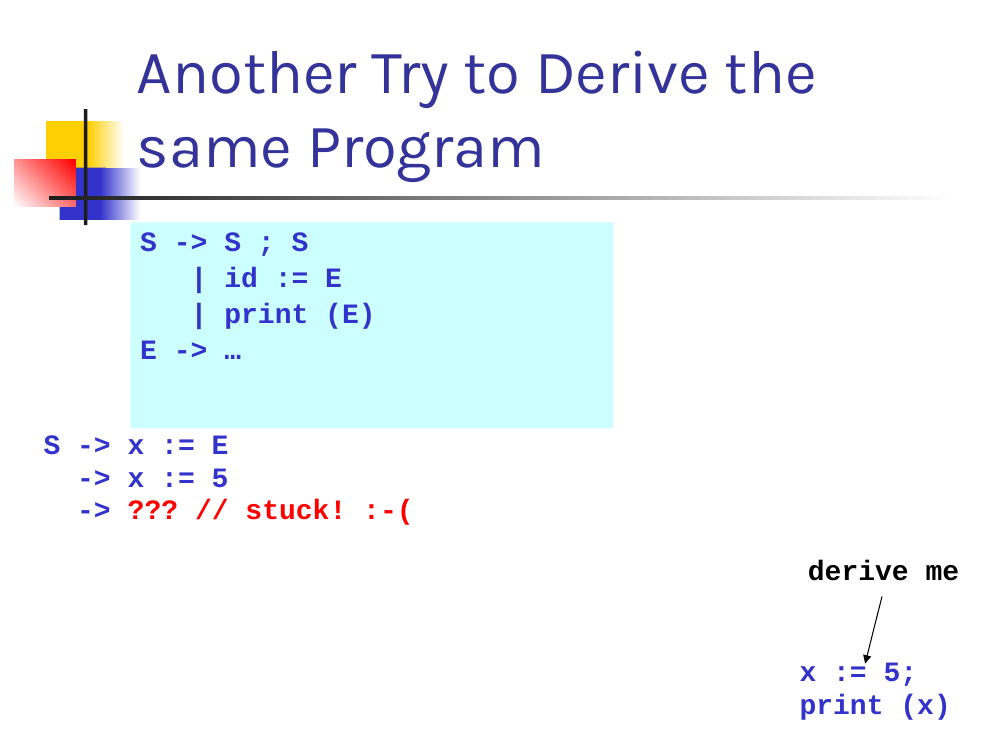
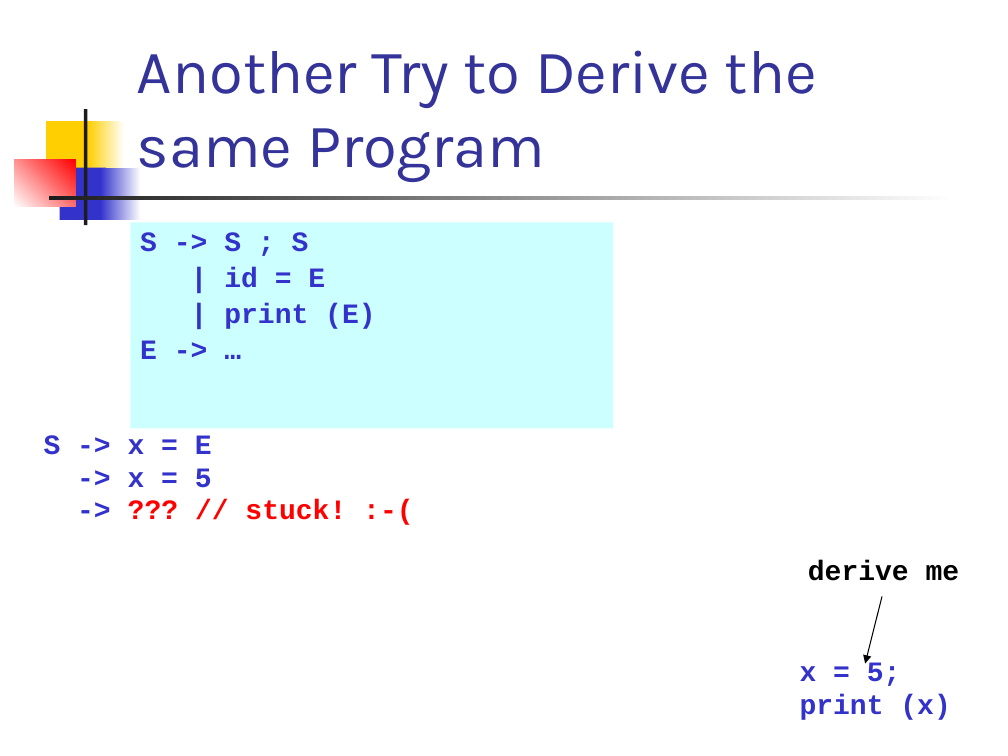
Before and after one commit to csslab-ustc/csslab-ustc.github.io, a slide deck: slide 8 of courses/theory/slides/lec03-parsing-cfg.pptx. Drawn at 1008x756 pixels with LibreOffice and Linux fonts; fonts in the diff are those of the drawing. Boxes give left, top, right and bottom in pixels: in the first picture for what was removed or moved away, otherwise in the second. Text is boxed around its words. In the diff, an @@ line names an element or a change of style, - is before the commit and + after.

```diff
--- a/courses/theory/slides/lec03-parsing-cfg.pptx
+++ b/courses/theory/slides/lec03-parsing-cfg.pptx
@@ text in rectangle at bbox=[224, 267, 325, 288]: text changed @@
-| id := E
+| id = E
@@ text at bbox=[44, 435, 212, 488]: text changed @@
-S -> x := E
--> x := 5
+S -> x = E
+-> x = 5
@@ text at bbox=[800, 662, 901, 686]: text changed @@
-x := 5;
+x = 5;
```
Also in this commit, not shown: 5 other slides changed.
